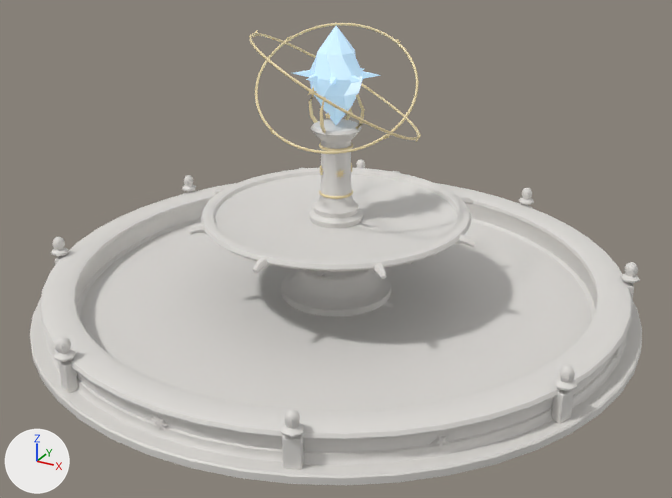
A saved change to the glTF model fountain_lite.glb.
Before and after are seen from a camera (50 mm lens) standing at (9.61, -17.49, 10.08) and looking at (0.34, -0.62, 1.64). The axes (+X, +Y, +Z) are drawn at lower left. The lights are the same throughout. The older version comes first. Vertices at exactly the same position are counted once.

In view in the first picture: 'WishFountain_crystal', 'WishFountain_gold', 'WishFountain_stone'.
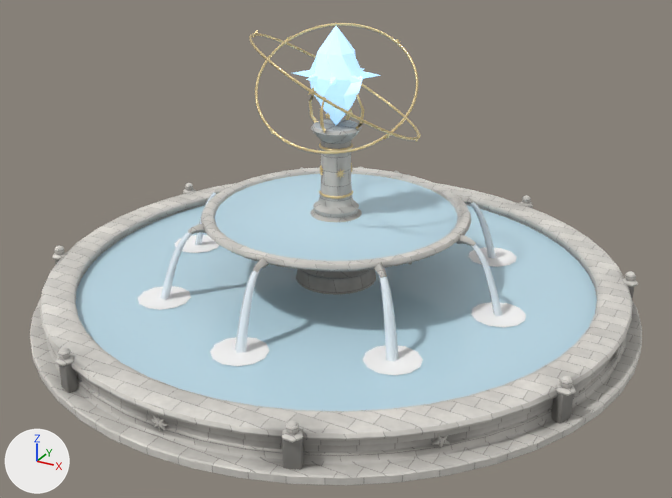
Where the newer file only moved an object's origin or applied its transform, the numbers keep the older frame.

Patch to the scene script:
```diff
--- a/fountain_lite.glb.py
+++ b/fountain_lite.glb.py
@@ img_stone_lite @@
+img_stone_lite = load_image('stone_lite', '_unpacked/stone_lite', 512, 512, 'sRGB')
@@ mat_vp3_crystal_001 @@
+mat_vp3_crystal_001 = bpy.data.materials.new('VP3_crystal.001')
+# nodes: BsdfPrincipled, Mix, OutputMaterial, VertexColor
+# colours: blue #90bfe7, blue #ceecfd, mixed with the vertex colours
@@ mat_vp3_stone @@
+mat_vp3_stone = bpy.data.materials.new('VP3_stone')
+# uses the picture img_stone_lite
@@ mat_vp3_foam @@
+mat_vp3_foam = bpy.data.materials.new('VP3_foam')
+mat_vp3_foam.use_nodes = True; mat_vp3_foam.node_tree.nodes.clear()
+_N = mat_vp3_foam.node_tree.nodes; _L = mat_vp3_foam.node_tree.links
+n0 = _N.new('ShaderNodeBsdfPrincipled'); n0.name = 'Principled BSDF'
+n0.inputs[2].default_value = 0.6  # 'Roughness'
+n1 = _N.new('ShaderNodeOutputMaterial'); n1.name = 'Material Output'
+n2 = _N.new('ShaderNodeVertexColor'); n2.name = 'Color Attribute'
+_L.new(n0.outputs[0], n1.inputs[0])  # 'BSDF' to 'Surface'
+_L.new(n2.outputs[0], n0.inputs[0])  # 'Color' to 'Base Color'
@@ mat_vp3_falls @@
+mat_vp3_falls = bpy.data.materials.new('VP3_falls')
+# nodes: BsdfPrincipled, Mix, OutputMaterial, VertexColor
+# colours: white #edf8ff, mixed with the vertex colours
@@ mat_vp3_water_001 @@
+mat_vp3_water_001 = bpy.data.materials.new('VP3_water.001')
+# nodes: BsdfPrincipled, Mix, OutputMaterial, VertexColor
+# colours: cyan #cbecfa, mixed with the vertex colours
@@ me_basin @@
 # used by ob_wishfountain_stone; location = (0.0, 0.0, 0.0)
-me_basin.from_pydata(...)  # 4023 vertices, 7680 faces; spans x -7.0..7.0, y -7.0..7.0, z 0.0..4.32
+me_basin.from_pydata(...)  # 3863 vertices, 7360 faces; spans x -7.0..7.0, y -7.0..7.0, z 0.0..4.32
+# me_basin part 1: 401 vertices moved from x -6.45..6.45, y -6.42..6.42, z 0.9..2.3 to x -6.43..6.43, y -6.4..6.4, z 0.8..2.09; 319 vertices removed from x -3.4..3.4, y -3.4..3.4, z 1.14..2.31; 159 vertices added at x -3.41..3.41, y -3.41..3.41, z 1.14..2.32
+# me_basin part 2: 6720 faces spanning x -7.0..7.0, y -7.0..7.0, z 0.0..4.32 switch from mat_clay_stone (light grey #dfddd8) to mat_vp3_stone
@@ me_crystal @@
 me_crystal.from_pydata(...)  # 74 vertices, 96 faces; spans x -0.91..0.91, y -0.91..0.91, z 4.3..6.5
-me_crystal.materials.append(mat_clay_crystal)  # blue #ceeaf9, glowing blue #6988a0
+me_crystal.materials.append(mat_vp3_crystal_001)
@@ me_wishfountain_foam @@
+me_wishfountain_foam.from_pydata(...)  # 192 vertices, 192 faces; spans x -4.63..4.63, y -4.63..4.63, z 0.64
+me_wishfountain_foam.materials.append(mat_vp3_foam)
@@ me_wishfountain_falls @@
+me_wishfountain_falls.from_pydata(...)  # 288 vertices, 512 faces; spans x -4.13..4.13, y -4.13..4.13, z 0.55..2.18
+me_wishfountain_falls.materials.append(mat_vp3_falls)
@@ me_wishfountain_water @@
+me_wishfountain_water.from_pydata(...)  # 144 vertices, 144 faces; spans x -6.03..6.03, y -6.03..6.03, z 0.62..2.24
+me_wishfountain_water.materials.append(mat_vp3_water_001)
@@ ob_wishfountain_foam @@
+ob_wishfountain_foam = bpy.data.objects.new('WishFountain_foam', me_wishfountain_foam)
+ob_wishfountain_foam.location = (0.0, 0.0, 0.0)
@@ ob_wishfountain_falls @@
+ob_wishfountain_falls = bpy.data.objects.new('WishFountain_falls', me_wishfountain_falls)
+ob_wishfountain_falls.location = (0.0, 0.0, 0.0)
@@ ob_wishfountain_water @@
+ob_wishfountain_water = bpy.data.objects.new('WishFountain_water', me_wishfountain_water)
+ob_wishfountain_water.location = (0.0, 0.0, 0.0)
```

Changed parts and their boxes [x1, y1, x2, y2] in the pictures (672 x 498 px; the box of a moved part takes in the faces that stretch with it):
'WishFountain_water', added (blue): after [76, 174, 597, 411]
'WishFountain_foam', added: after [138, 235, 526, 375]
'WishFountain_crystal', recoloured: [293, 26, 381, 125] in both
'WishFountain_falls', added: after [161, 192, 502, 362]
part 1 of me_basin, moved or reshaped: before [51, 159, 640, 438]; after [52, 167, 638, 442]
part 2 of me_basin, recoloured: [30, 119, 642, 485] in both
